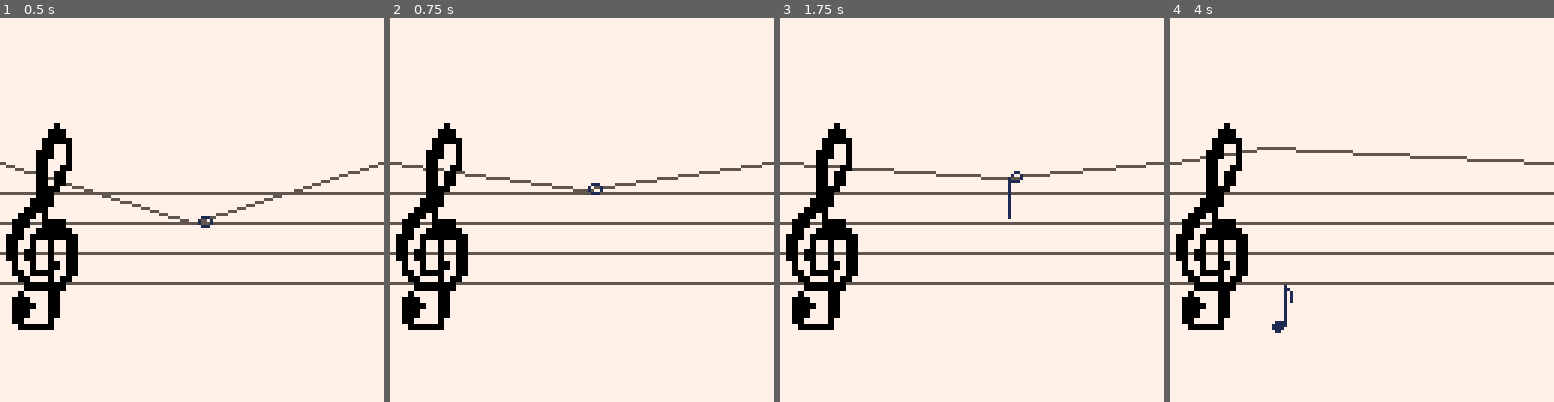
Above: before the commit, frames 1-4 (left to right).
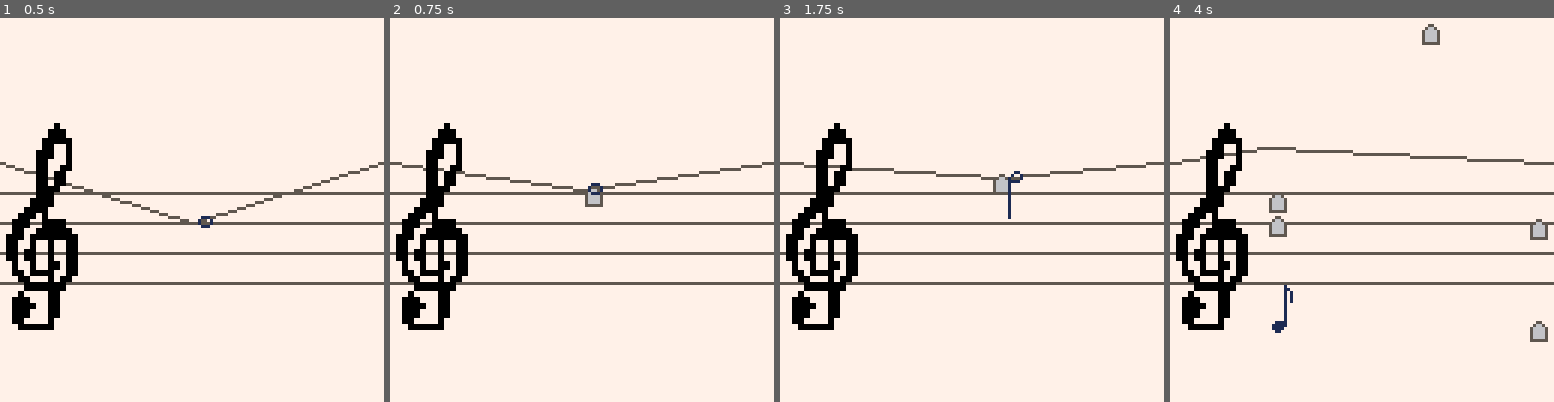
Above: after the commit, the same moments.

Repository: hypp/ld41
Game: PICO-8 cartridge carts/ld41.p8
Same seed, same stepped clock (60 frames per second), same inputs: the game is played once before the commit and once after it.
Inputs:
- Up to frame 1 (0.5 s): tap X (X key) at 0.33 s
- Up to frame 2 (0.75 s): tap O (Z key) at 0.7 s
- Up to frame 3 (1.75 s): tap X (X key) at 1.07 s; hold Right from 1.6 s (still down); tap O (Z key) at 1.7 s
- Up to frame 4 (4 s): tap X (X key) at 1.85, 2.97 s; release Right at 2.1 s; tap O (Z key) every 0.4 s from 2.1 to 3.7 s; hold Up 2.15-2.42 s; hold Right 2.47-3.03 s; hold Left 3.08-3.58 s; hold Down 3.63-3.97 s

Frame 1 is identical in both runs. In frame 2, 0.2% of the frame differs, in the area x 50-56%, y 43-50%; in frame 3, 0.1%; in frame 4, 1.1%, in the area x 25-99%, y 1-85%.

Commit message:
added music

Diff:
--- a/carts/ld41.p8
+++ b/carts/ld41.p8
@@ -1,10 +1,15 @@
 pico-8 cartridge // http://www.pico-8.com
 version 16
 __lua__
+-- LD41 - Sheet music editor and Shoot'em up
+-- by Mathias Olsson for Ludum Dare 41
+
 
 function _init()
+ -- player
  init_player()
 
+ -- lines
  y = 48
  lines = {}
  for i=1,5 do
@@ -20,14 +25,21 @@
   y += 10
  end
 
--- spring constants
+ -- bullets
+ bullets = {}
+
+ -- enemies
+ enemies = {}
+
+ -- spring constants
  k = 0.085
  d = 0.125
 
  palt(0,false)
  palt(7,true)
 
- music()
+ -- no music while testing
+ --music()
 
 end
 
@@ -53,6 +65,7 @@
  local force_y = 0
  force_y += 0.6 -- gravity
 
+ -- btn 0,1 left and right
  if btn(0) then
   player.acc_x = -1.0
  elseif btn(1) then
@@ -62,14 +75,7 @@
   player.vel_x = 0.0
  end
 
-
- if btn(3) then
-  if player.line > 0 then
-   lines[player.line].has_player = false
-   player.line = 0
-  end
- end
-
+ -- btn 2 jump
  if btnp(2) then
   if not player.jumping then
    player.jumping = true
@@ -81,6 +87,25 @@
   end
  end
 
+ -- btn 3 release
+ if btn(3) then
+  if player.line > 0 then
+   lines[player.line].has_player = false
+   player.line = 0
+  end
+ end
+
+ -- btn 4 fire
+ if btn(4) then
+  bullet = {}
+  bullet.x = player.x
+  bullet.y = player.y
+  bullet.vel_y = player.vel_y + -2.1
+  bullet.vel_x = 0.0
+  add(bullets, bullet)
+ end
+
+ -- btn 5 note length
  if btnp(5) then
   player.note_length = (player.note_length + 1) % 4
  end
@@ -139,18 +164,37 @@
    end
   end
  end
+
+ -- move all bullets
+ for bullet in all(bullets) do
+    bullet.x += bullet.vel_x
+    bullet.y += bullet.vel_y
+    if bullet.x < 0-16 or bullet.x > 128+16 or bullet.y < 0-16 or bullet.y > 128.16 then
+      del(bullets, bullet)
+    end
+ end
+
 end
 
 function _draw()
+ -- clear screen
  cls(7)
 
+ -- draw lines
  for l in all(lines) do
   line(0,l.y,l.spring_x,l.spring_y,5)
   line(l.spring_x,l.spring_y,127,l.y,5)
  end
 
+ -- draw treble clef
  sspr(0, 4*8, 2*8, 4*8, 2, 35, 32, 74)
 
+ -- draw all bullets
+ for bullet in all(bullets) do
+  spr(32, bullet.x, bullet.y, 1, 1)
+ end
+
+ -- draw player
  -- line 3 is where we flip between up or down stem
  if player.y >= lines[3].y then
   spr(player.note_length,player.x+1,player.y-14,1,2)
Not shown, changed: 24 lines of the sprite sheet (__gfx__) section of carts/ld41.p8
